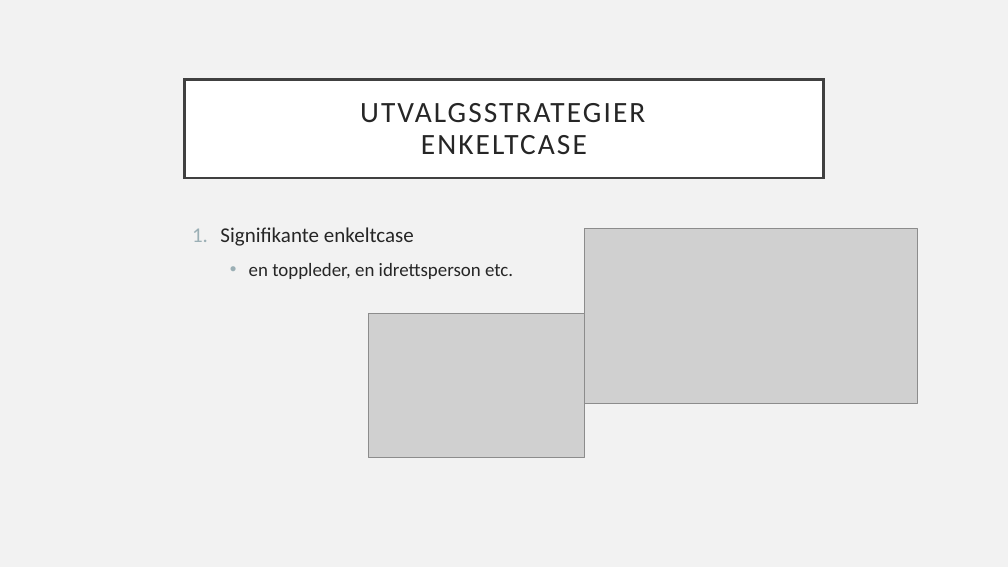
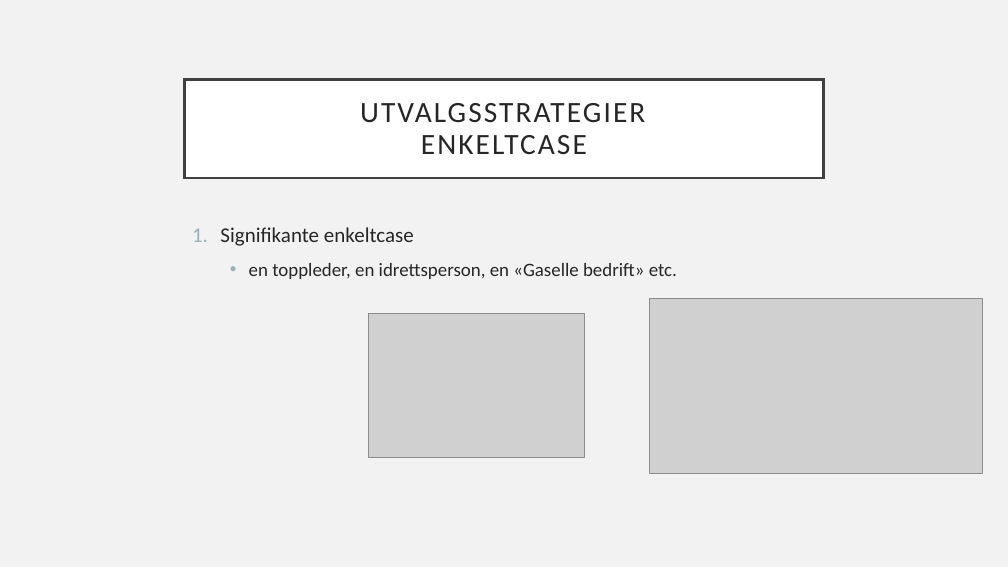
Before and after one commit to DrRobotikk/USN, a slide deck: slide 6 of SAM2000/3forelesning230123/Utvelgelse av informanter.pptx. Drawn at 1008x567 pixels with LibreOffice and Linux fonts; fonts in the diff are those of the drawing; grey boxes stand for pictures. Boxes give left, top, right and bottom in pixels: in the first picture for what was removed or moved away, otherwise in the second. Text is boxed around its words. In the diff, an @@ line names an element or a change of style, - is before the commit and + after.

```diff
--- a/SAM2000/3forelesning230123/Utvelgelse av informanter.pptx
+++ b/SAM2000/3forelesning230123/Utvelgelse av informanter.pptx
@@ text at (x1=249, y1=263, x2=677, y2=279): text changed @@
-    • en toppleder, en idrettsperson etc.
+    • en toppleder, en idrettsperson, en «Gaselle bedrift» etc.
@@ picture moved from (x1=585, y1=228, x2=918, y2=403) to (x1=650, y1=299, x2=983, y2=473) @@
```
Also in this commit, not shown: 2 other slides changed, 4 other files.
